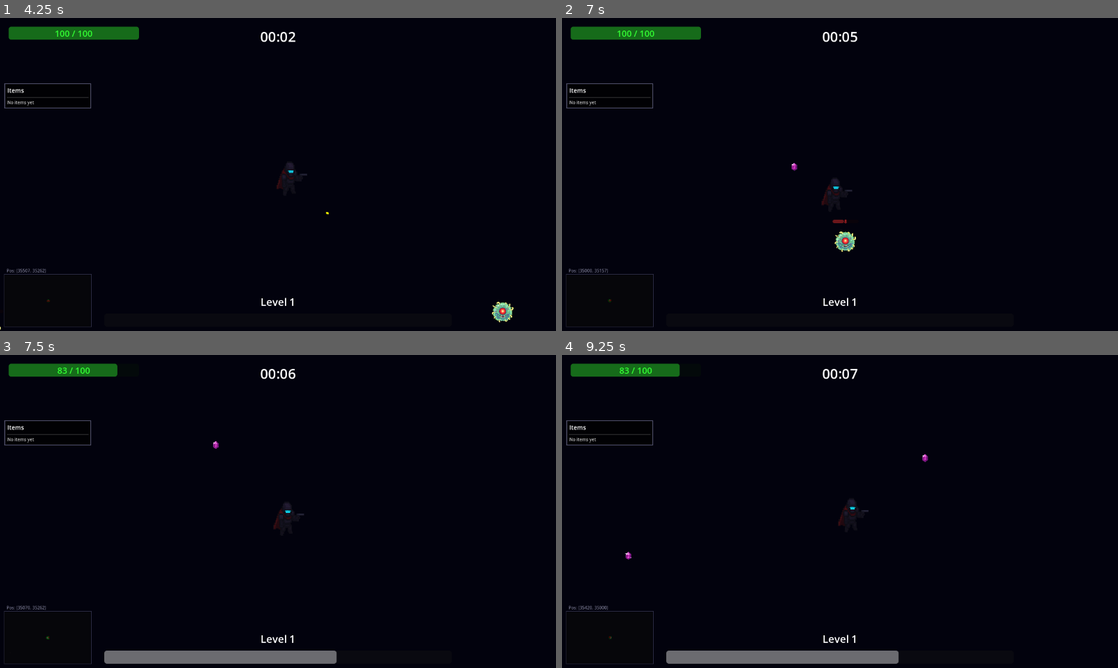
Above: before the commit, frames 1-4 (two rows, left to right).
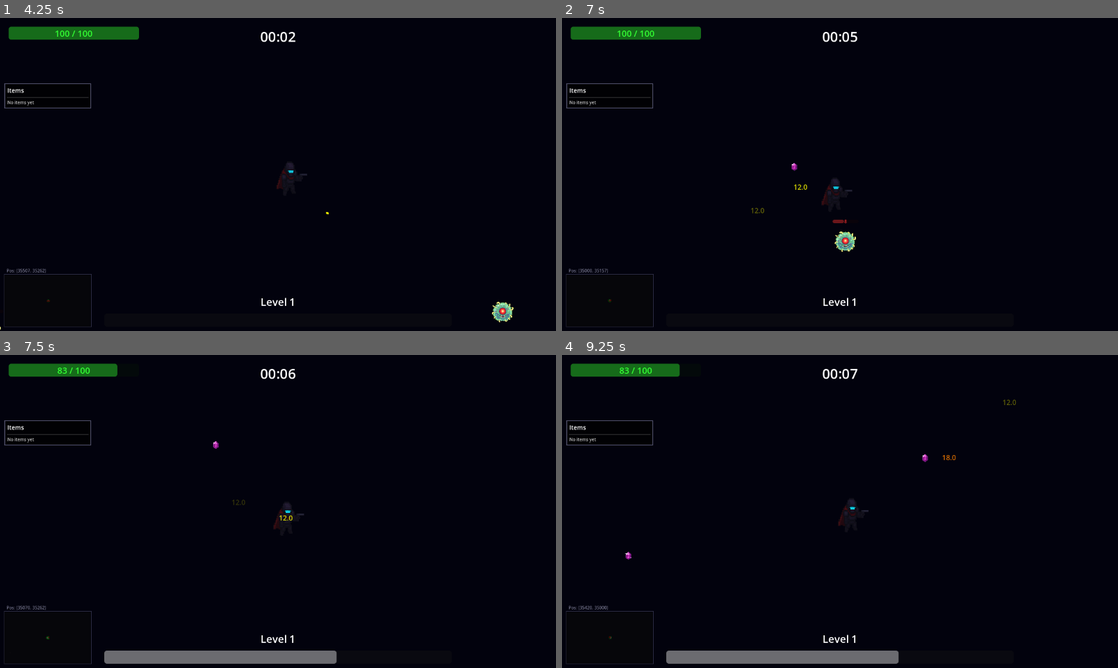
Above: after the commit, the same moments.

Repository: darkmage1000/Nebula-Revenant
Game: Godot game, scene res://MainMenu.tscn
Two runs of this game, one before a commit and one after it. Both use one fixed random seed, a clock stepped at 60 frames per second and the inputs below.
Inputs:
- Up to frame 1 (4.25 s): click "[ START MISSION ]" at 0.5 s; click "SELECT" at 1.25 s; tap Enter (ui_accept) at 2, 2.27, 3.02 s; hold D (ui_right) 2.03-2.78 s; hold S (ui_down) 2.78-3.53 s; hold D (ui_right) from 3.53 s (still down)
- Up to frame 2 (7 s): release D (ui_right) at 4.28 s; hold W (ui_up) 4.28-5.03 s; tap Enter (ui_accept) at 4.52, 5, 5.27, 6.02 s; hold A (ui_left) 5.03-6.53 s; hold S (ui_down) from 6.53 s (still down)
- Up to frame 3 (7.5 s): release S (ui_down) at 7.28 s; hold D (ui_right) from 7.28 s (still down)
- Up to frame 4 (9.25 s): tap Enter (ui_accept) at 7.52, 8.27, 9.02 s; release D (ui_right) at 8.03 s; hold W (ui_up) 8.03-8.78 s; hold D (ui_right) from 8.78 s (still down)

Frame 1 is identical in both runs. In frame 2, less than 0.1% of the frame differs, in the area x 34-45%, y 53-63%; in frame 3, less than 0.1%; in frame 4, less than 0.1%.

Commit message:
Fix floating damage numbers coordinate system
Floating damage numbers were not appearing correctly because they were being added to UILayer (a CanvasLayer using screen coordinates) but their positions were being set using world coordinates.

Fixed by converting world positions to screen positions using canvas_transform, similar to the enemy health bar fix.

Affected files:
- mob.gd: show_damage_number()
- player.gd: show_powerup_text()
- Asteroid.gd: show_damage_number()
- radiation_aura.gd: _show_blue_damage()

Diff:
--- a/Asteroid.gd
+++ b/Asteroid.gd
@@ -69,10 +69,16 @@
 	var ui_layer = get_tree().root.get_node_or_null("MainGame/UILayer")
 	if ui_layer:
 		ui_layer.add_child(dmg)
+		# Convert world position to screen position for CanvasLayer
+		var viewport = get_viewport()
+		if viewport:
+			var canvas_transform = viewport.get_canvas_transform()
+			var screen_pos = canvas_transform * global_position
+			dmg.global_position = screen_pos
 	else:
 		get_parent().add_child(dmg)
-
-	dmg.global_position = global_position
+		dmg.global_position = global_position
+
 	if dmg.has_method("set_damage_text"):
 		dmg.set_damage_text(amount, Color(0.8, 0.8, 0.8))
 
--- a/mob.gd
+++ b/mob.gd
@@ -179,10 +179,16 @@
 	var ui_layer = get_tree().root.get_node_or_null("MainGame/UILayer")
 	if ui_layer:
 		ui_layer.add_child(dmg)
+		# Convert world position to screen position for CanvasLayer
+		var viewport = get_viewport()
+		if viewport:
+			var canvas_transform = viewport.get_canvas_transform()
+			var screen_pos = canvas_transform * global_position
+			dmg.global_position = screen_pos
 	else:
 		get_parent().add_child(dmg)
-
-	dmg.global_position = global_position
+		dmg.global_position = global_position
+
 	if dmg.has_method("set_damage_text"):
 		dmg.set_damage_text(amount, color)
 
--- a/player.gd
+++ b/player.gd
@@ -639,10 +639,17 @@
 	var ui_layer = get_tree().root.get_node_or_null("MainGame/UILayer")
 	if ui_layer:
 		ui_layer.add_child(dmg)
+		# Convert world position to screen position for CanvasLayer
+		var viewport = get_viewport()
+		if viewport:
+			var canvas_transform = viewport.get_canvas_transform()
+			var world_pos = global_position - Vector2(0, 60)
+			var screen_pos = canvas_transform * world_pos
+			dmg.global_position = screen_pos
 	else:
 		get_parent().add_child(dmg)
-
-	dmg.global_position = global_position - Vector2(0, 60)
+		dmg.global_position = global_position - Vector2(0, 60)
+
 	if dmg.has_method("set_damage_text"):
 		dmg.set_damage_text(text, color)
 
--- a/radiation_aura.gd
+++ b/radiation_aura.gd
@@ -74,10 +74,17 @@
 	var ui_layer = get_tree().root.get_node_or_null("MainGame/UILayer")
 	if ui_layer:
 		ui_layer.add_child(dmg)
+		# Convert world position to screen position for CanvasLayer
+		var viewport = get_viewport()
+		if viewport:
+			var canvas_transform = viewport.get_canvas_transform()
+			var world_pos = mob.global_position + Vector2(0, -20)
+			var screen_pos = canvas_transform * world_pos
+			dmg.global_position = screen_pos
 	else:
 		get_parent().add_child(dmg)
+		dmg.global_position = mob.global_position + Vector2(0, -20)
 
-	dmg.global_position = mob.global_position + Vector2(0, -20)
 	if dmg.has_method("set_damage_text"):
 		dmg.set_damage_text(amount, Color(0.1, 0.6, 1.0))
 
